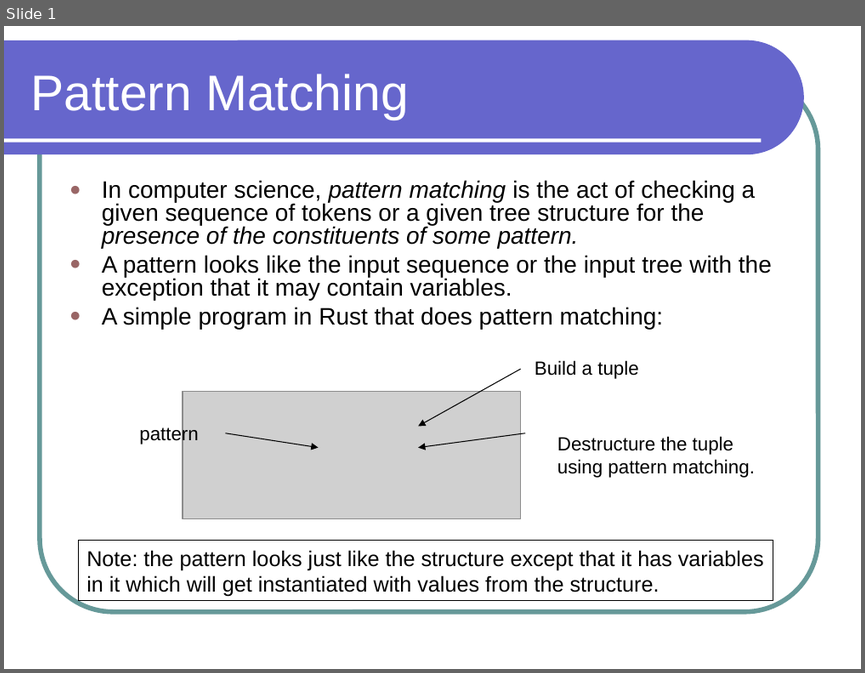
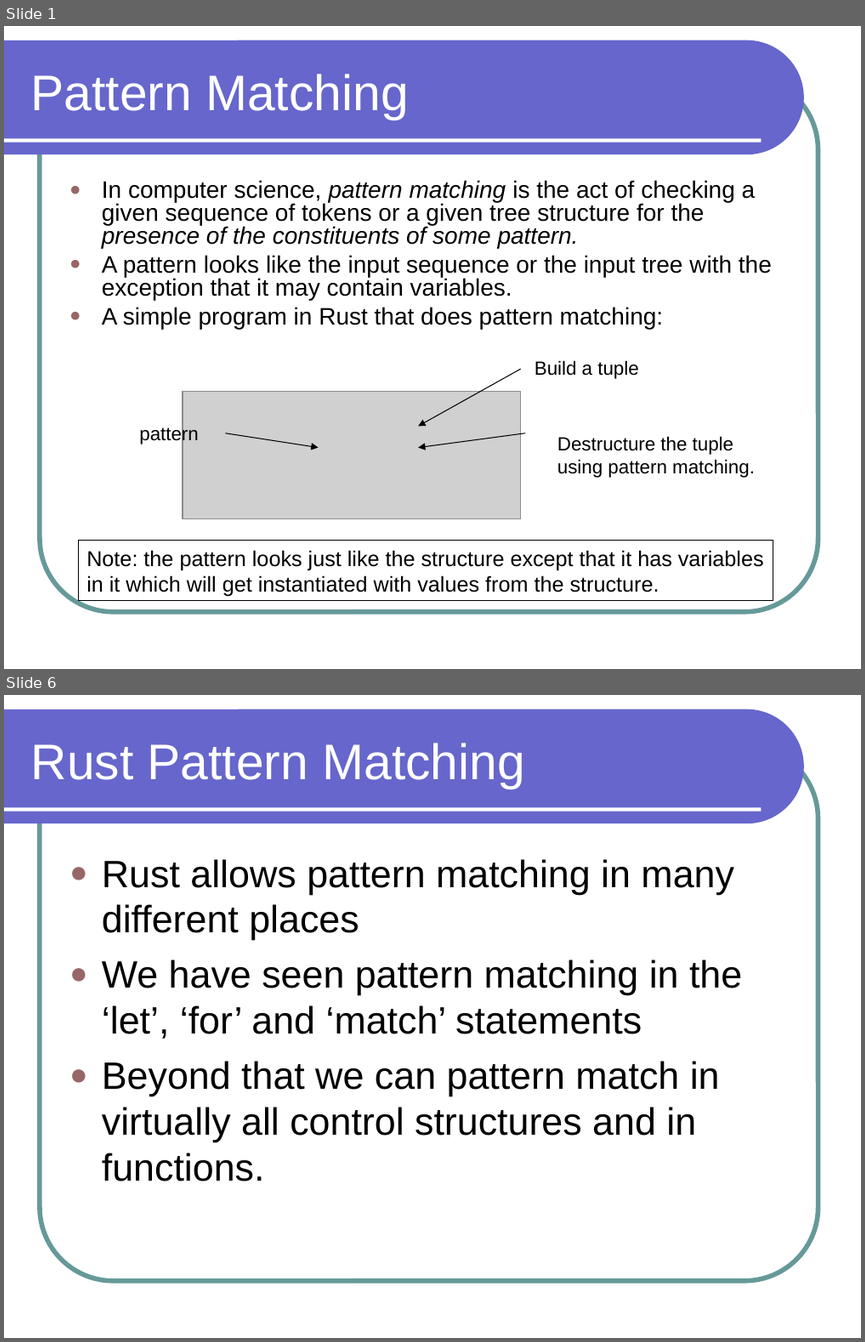
Before and after one commit to lutzhamel/CSC301, a slide deck: notes/csc301-ln006.ppt. Shown one above the other, each under a label of ours: slide 1 before the commit, slides 1 and 6 after it; the slides between them are not shown. The pictures are 865x673 and 865x1342 pixels, drawn with LibreOffice and Linux fonts; fonts in the diff are those of the drawing; grey boxes stand for pictures. Boxes give left, top, right and bottom in pixels: in the first picture for what was removed or moved away, otherwise in the second. Text is boxed around its words. In the diff, an @@ line names an element or a change of style, - is before the commit and + after.

```diff
--- a/notes/csc301-ln006.ppt
+++ b/notes/csc301-ln006.ppt
@@ slide 6 added at <box>4,695,861,1338</box>, background #FFFFFF; not listed: 3 template elements that a slide beside it also shows @@
@@ title added at <box>31,743,525,789</box>, 42 pt, text #FFFFFF @@
+Rust Pattern Matching
@@ text added at <box>102,859,742,1181</box>, 32 pt, text #000000 @@
+● Rust allows pattern matching in many different places
+● We have seen pattern matching in the ‘let’, ‘for’ and ‘match’ statements
+● Beyond that we can pattern match in virtually all control structures and in functions.
```
Also in this commit, not shown: 2 slides changed, 3 other slides added, 3 other files.
